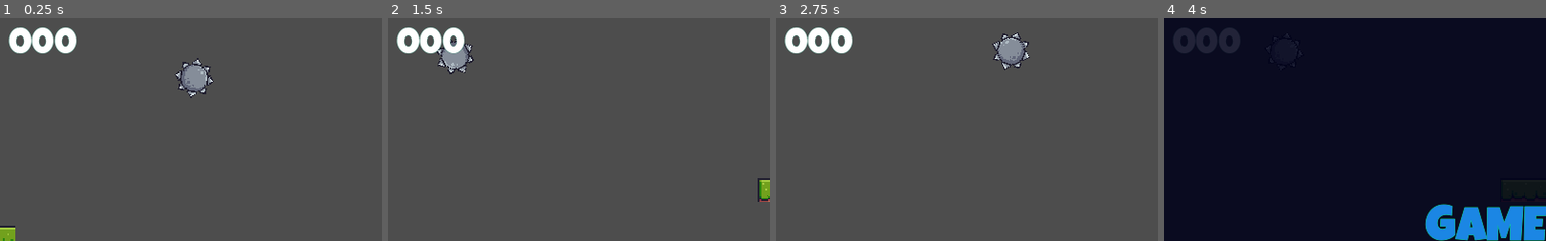
Above: before the commit, frames 1-4 (left to right).
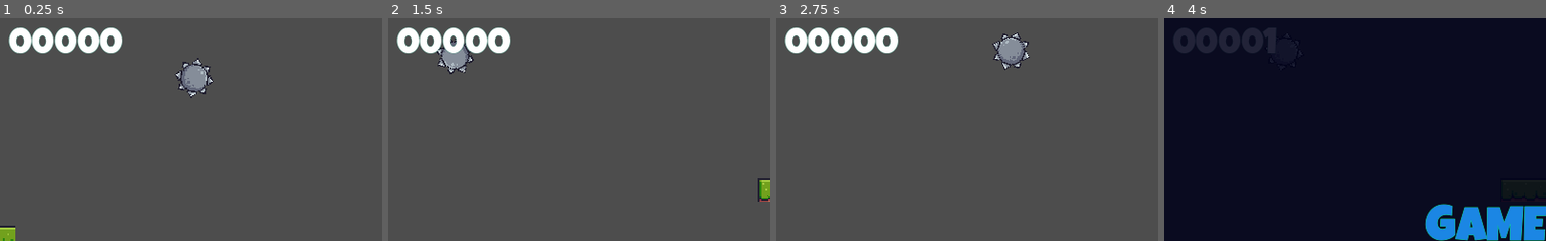
Above: after the commit, the same moments.

Repository: jaerrib/learning-godot
Game: Godot game, scene res://scenes/level_base/level_base.tscn
Same seed, same stepped clock (60 frames per second), same inputs: the game is played once before the commit and once after it.
Inputs:
- Up to frame 1 (0.25 s): no input
- Up to frame 2 (1.5 s): hold D (right) from 0.53 s (still down); tap E (shoot) at 0.6, 1.35 s; tap Space (jump) at 0.77 s
- Up to frame 3 (2.75 s): tap Space (jump) at 1.52 s; release D (right) at 2.03 s; hold A (left) from 2.03 s (still down); tap E (shoot) at 2.1 s
- Up to frame 4 (4 s): release A (left) at 2.78 s; hold D (right) from 2.78 s (still down); tap E (shoot) at 2.85, 3.6 s; tap Space (jump) at 3.02, 3.77 s
The pictures show only the part of the screen within x 0-50%, y 0-50%; the shares and areas given below are measured in that part.

The runs differ from the first frame. In frame 1, 1.0% of the frame differs, in the area x 20-32%, y 4-16%; in frame 2, 1.0%; in frame 3, 1.0%; in frame 4, less than 0.1%.

Commit message:
Update HUD when player scores points

Diff:
--- a/foxy-antics/project.godot
+++ b/foxy-antics/project.godot
@@ -19,6 +19,7 @@
 
 SoundManager="*res://singletons/sound_manager.gd"
 SignalManager="*res://singletons/signal_manager.gd"
+ScoreManager="*res://singletons/score_manager.gd"
 
 [display]
 
--- a/foxy-antics/scenes/enemy_base/enemy_base.gd
+++ b/foxy-antics/scenes/enemy_base/enemy_base.gd
@@ -38,6 +38,7 @@
 	set_physics_process(false)
 	hide()
 	# pick up, sound, and explosion
+	SignalManager.on_enemy_hit.emit(points)
 	SignalManager.on_create_object.emit(global_position, Constants.ObjectType.EXPLOSION)
 	SignalManager.on_create_object.emit(global_position, Constants.ObjectType.PICKUP)
 	queue_free()
--- a/foxy-antics/scenes/hud/hud.gd
+++ b/foxy-antics/scenes/hud/hud.gd
@@ -17,7 +17,11 @@
 	SignalManager.on_player_hit.connect(on_player_hit)
 	SignalManager.on_level_started.connect(on_player_hit)
 	SignalManager.on_game_over.connect(on_game_over)
+	SignalManager.on_score_updated.connect(on_score_updated)
 
+
+func on_score_updated(score: int) -> void:
+	score_label.text = "%05d" % score
 
 func on_player_hit(lives: int) -> void:
 	for life in range(_hearts.size()):
--- a/foxy-antics/scenes/hud/hud.tscn
+++ b/foxy-antics/scenes/hud/hud.tscn
@@ -34,7 +34,7 @@
 [node name="ScoreLabel" type="Label" parent="MC/HB"]
 layout_mode = 2
 size_flags_horizontal = 3
-text = "000"
+text = "00000"
 label_settings = ExtResource("1_dco2d")
 
 [node name="HBHearts" type="HBoxContainer" parent="MC/HB"]
--- /dev/null
+++ b/foxy-antics/singletons/score_manager.gd
@@ -0,0 +1,15 @@
+extends Node
+
+
+var _score: int = 0
+
+
+# Called when the node enters the scene tree for the first time.
+func _ready() -> void:
+	SignalManager.on_enemy_hit.connect(update_score)
+	SignalManager.on_pickup_hit.connect(update_score)
+
+
+func update_score(p: int) -> void:
+	_score += p
+	SignalManager.on_score_updated.emit(_score)
--- a/foxy-antics/singletons/signal_manager.gd
+++ b/foxy-antics/singletons/signal_manager.gd
@@ -17,6 +17,8 @@
 
 
 signal on_pickup_hit(points: int)
+signal on_enemy_hit(points: int)
+signal on_score_updated(score: int)
 signal on_game_over
 signal on_player_hit(lives: int)
 signal on_level_started(lives: int)
